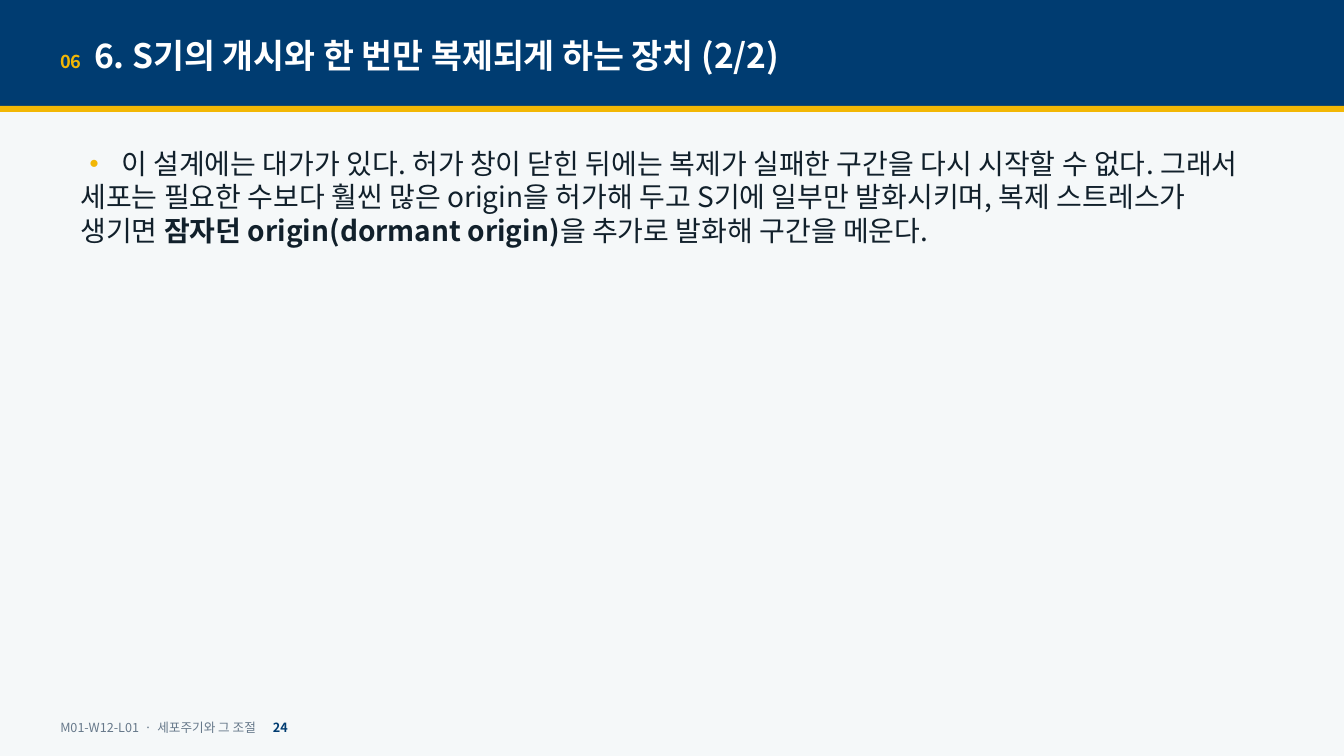
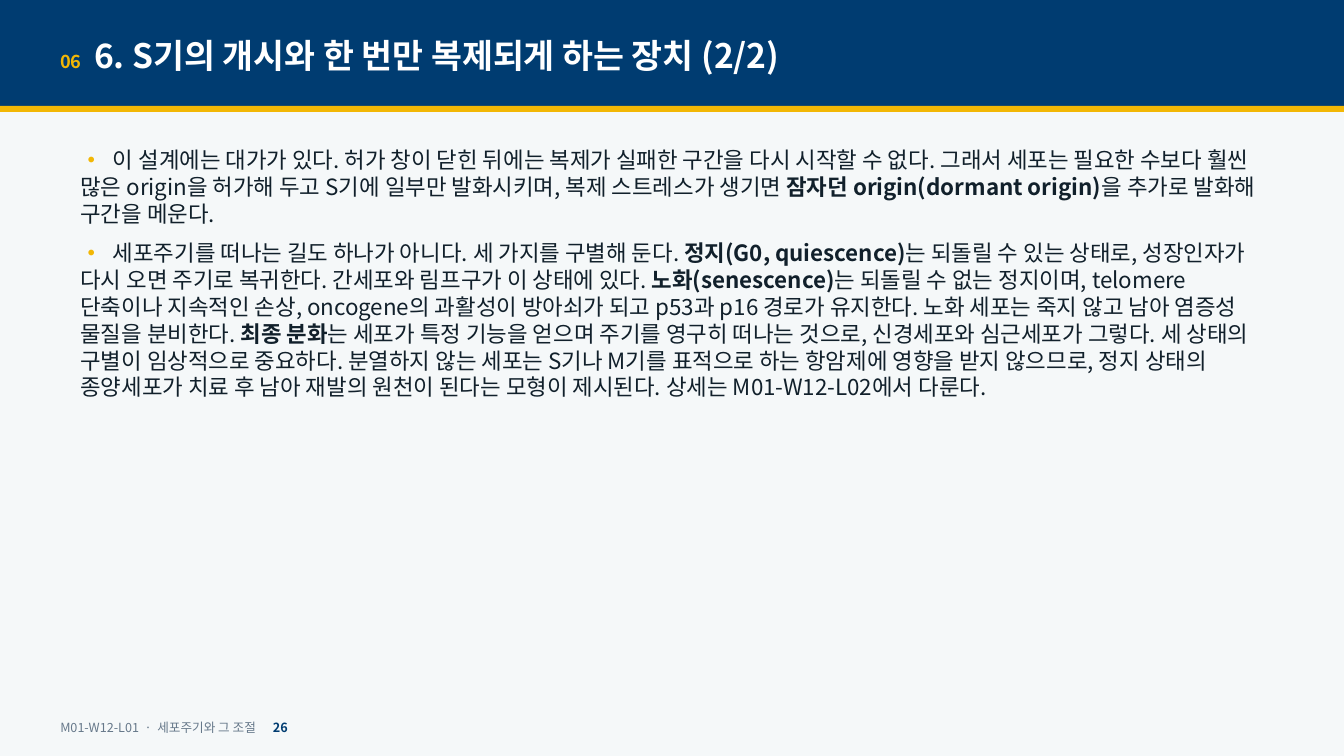
Before and after one commit to hoperiasd2/hoperiasd2.github.io, a slide deck: slide 26 of curriculum/M01/W12/L01/slides.pptx (slide 24 before the commit). Drawn at 1344x756 pixels with LibreOffice and Linux fonts; fonts in the diff are those of the drawing. Boxes give left, top, right and bottom in pixels: in the first picture for what was removed or moved away, otherwise in the second. Text is boxed around its words. In the diff, an @@ line names an element or a change of style, - is before the commit and + after.

```diff
--- a/curriculum/M01/W12/L01/slides.pptx
+++ b/curriculum/M01/W12/L01/slides.pptx
@@ text at (80,149,1256,224): size 20 to 16 pt in "• 이 설계에는 대가가 있다. 허가 창이 ..." @@
@@ text at (80,242,1249,397): paragraph added @@
+• 세포주기를 떠나는 길도 하나가 아니다. 세 가지를 구별해 둔다. 정지(G0, quiescence)는 되돌릴 수 있는 상태로, 성장인자가 다시 오면 주기로 복귀한다. 간세포와 림프구가 이 상태에 있다. 노화(senescence)는 되돌릴 수 없는 정지이며, telomere 단축이나 지속적인 손상, oncogene의 과활성이 방아쇠가 되고 p53과 p16 경로가 유지한다. 노화 세포는 죽지 않고 남아 염증성 물질을 분비한다. 최종 분화는 세포가 특정 기능을 얻으며 주기를 영구히 떠나는 것으로, 신경세포와 심근세포가 그렇다. 세 상태의 구별이 임상적으로 중요하다. 분열하지 않는 세포는 S기나 M기를 표적으로 하는 항암제에 영향을 받지 않으므로, 정지 상태의 종양세포가 치료 후 남아 재발의 원천이 된다는 모형이 제시된다. 상세는 M01-W12-L02에서 다룬다.
@@ text at (60,721,288,733): text changed @@
-M01-W12-L01 · 세포주기와 그 조절 24
+M01-W12-L01 · 세포주기와 그 조절 26
```
Also in this commit, not shown: 44 other slides changed, 9 slides added, 29 other files.
